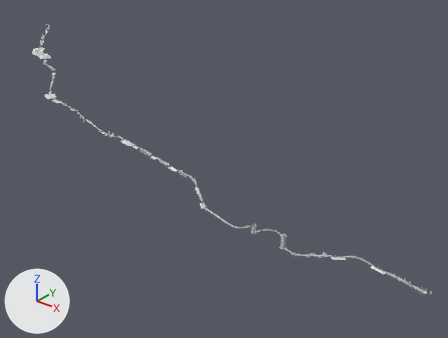
A saved change to the Blender file niveles/grieta_del_tiempo/grieta_del_tiempo.blend.
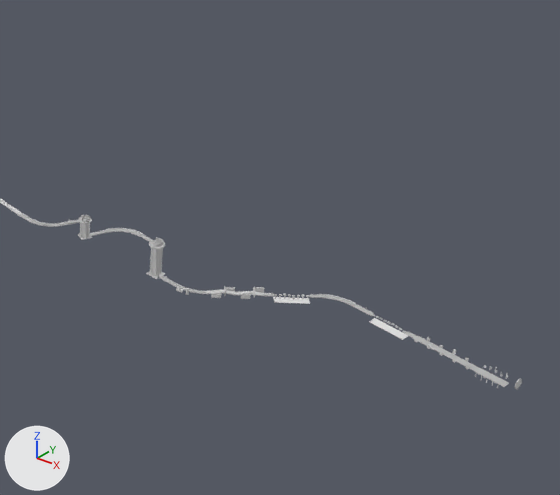
Old and new are each drawn whole from a camera (50 mm lens) standing at (8795.0, -6244.0, 2350.0) and looking at (4709.0, -1136.0, -817.0) and again close up on the part from 49% to 100% of the width and 40% to 100% of the height. The axes (+X, +Y, +Z) are drawn at lower left. The lights are the same throughout. The older version's two pictures come first. Materials are left out; every surface is plain grey.

The first close-up shows 'teu_camino', 'teu_muerte_col@DEAD'.
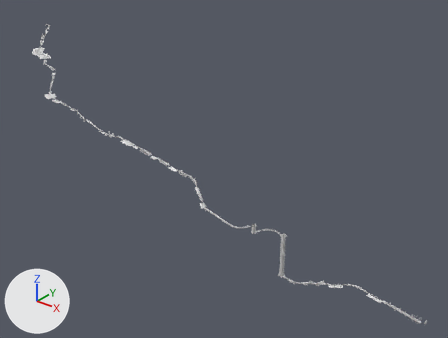
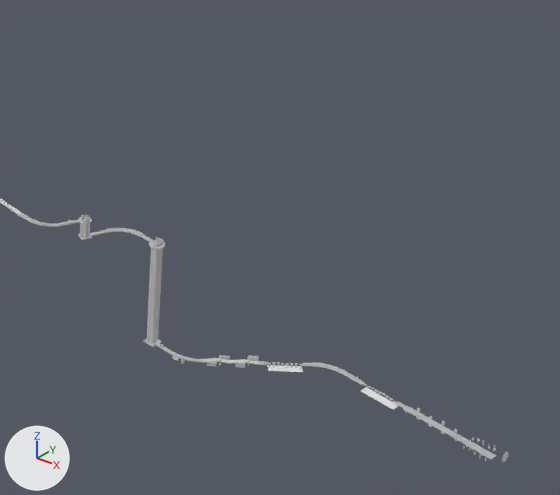
Changed parts and their boxes (x1, y1, x2, y2) in the close-ups (560 x 495 px; the box of a moved part takes in the faces that stretch with it):
'teu_camino_col@ROCK', reshaped (not visible before): after (0, 198, 509, 462)
'teu_camino', reshaped (not visible afterwards): before (0, 198, 522, 389)
'teu_muerte_col@DEAD', reshaped: before (273, 297, 408, 340); after (267, 365, 398, 410)
part 1 of me_teu_camino, deleted: before (146, 271, 522, 389)
part 2 of me_teu_camino_col_rock, built on: after (143, 269, 509, 462)
part 3 of me_teu_muerte_col_dead, moved or reshaped: before (274, 297, 310, 304); after (267, 365, 303, 372)
part 4 of me_teu_muerte_col_dead, moved or reshaped: before (369, 318, 408, 339); after (361, 387, 398, 410)

What the commit changed:
me_teu_camino is used by ob_teu_camino; location (0.0, 0.0, 0.0).
me_teu_camino had 77866 vertices, 20137 faces and spanned x 0.0..7732.0, y -2981.0..22.0, z -329.0..22.0.
me_teu_camino now has 78010 vertices, 20173 faces and spans x 0.0..7732.0, y -2981.0..22.0, z -589.0..22.0.
me_teu_camino part 1: 3067 loose pieces with 11780 vertices, spanning x 6569.0..7732.0, y -2792.0..-2516.0, z -329.0..-226.0, are deleted.
Other edits to the shape of me_teu_camino do not show in these pictures.
me_teu_camino_col_rock is used by ob_teu_camino_col_rock; location (0.0, 0.0, 0.0).
me_teu_camino_col_rock had 77866 vertices, 20137 faces and spanned x 0.0..7732.0, y -2981.0..22.0, z -329.0..22.0.
me_teu_camino_col_rock now has 78010 vertices, 20173 faces and spans x 0.0..7732.0, y -2981.0..22.0, z -589.0..22.0.
me_teu_camino_col_rock part 2: 72 vertices removed from x 6576.0..6612.0, y -2778.0..-2740.0, z -313.0..-304.0; 11996 vertices added at x 6569.0..7732.0, y -2792.0..-2516.0, z -589.0..-223.0.
Other edits to the shape of me_teu_camino_col_rock do not show in these pictures.
me_teu_muerte_col_dead is used by ob_teu_muerte_col_dead; location (0.0, 0.0, 0.0).
me_teu_muerte_col_dead had 768 vertices, 192 faces and spanned x 286.0..7363.0, y -2899.0..-188.0, z -332.0..-26.0.
me_teu_muerte_col_dead now has 768 vertices, 192 faces and spans x 286.0..7363.0, y -2899.0..-188.0, z -592.0..-26.0.
me_teu_muerte_col_dead part 3: the loose piece of 4 vertices spanning x 6941.0..7048.0, y -2642.0..-2554.0, z -331.0 is moved by (0.0, 0.0, -260.0).
me_teu_muerte_col_dead part 4: the loose piece of 4 vertices spanning x 7235.0..7363.0, y -2574.0..-2523.0, z -331.0 is moved by (0.0, 0.0, -260.0).
Other edits to the shape of me_teu_muerte_col_dead do not show in these pictures.
